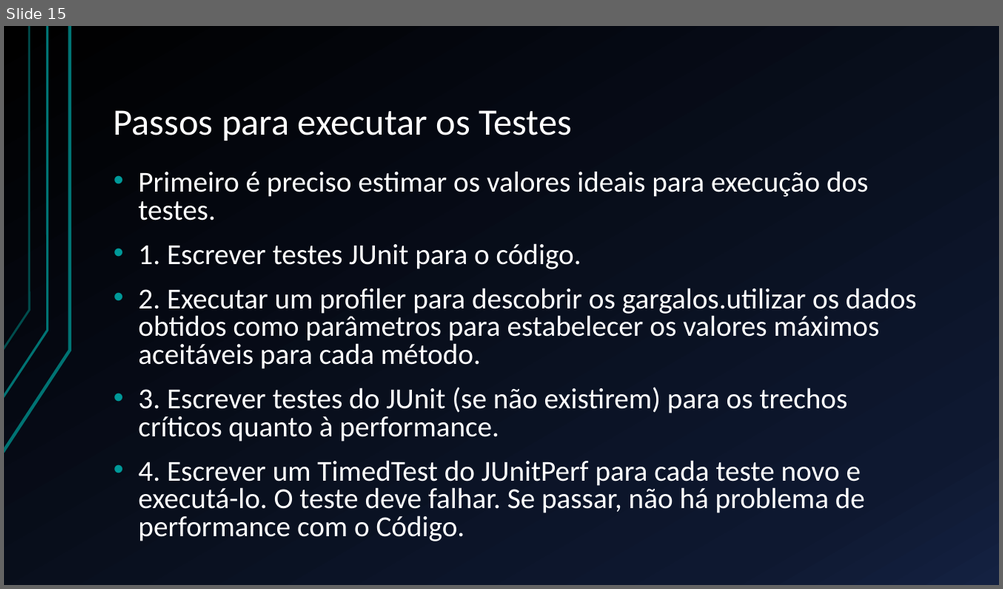
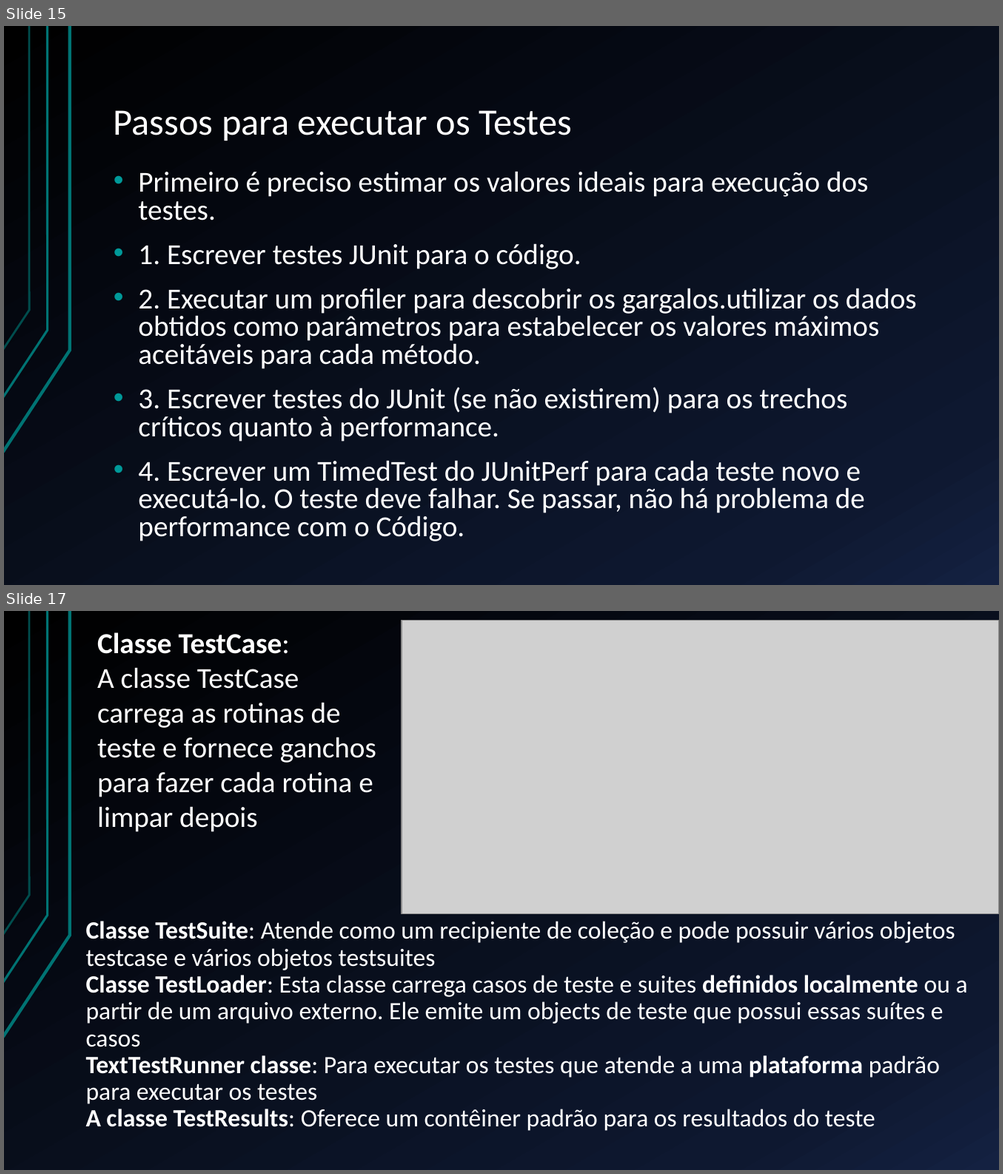
Before and after one commit to BrunoFelix/Restoran, a slide deck: Docs/Apresentação TSW.pptx. Shown one above the other, each under a label of ours: slide 15 before the commit, slides 15 and 17 after it; the slides between them are not shown. The pictures are 1003x589 and 1003x1174 pixels, drawn with LibreOffice and Linux fonts; fonts in the diff are those of the drawing; grey boxes stand for pictures. Boxes give left, top, right and bottom in pixels: in the first picture for what was removed or moved away, otherwise in the second. Text is boxed around its words. In the diff, an @@ line names an element or a change of style, - is before the commit and + after.

```diff
--- a/Docs/Apresentação TSW.pptx
+++ b/Docs/Apresentação TSW.pptx
@@ slide 17 added at (4, 611, 999, 1170), background gradient #000000 to #0F1931 to #142242; not listed: 3 template elements that a slide beside it also shows @@
@@ text added at (97, 632, 376, 832), 28 pt, text #FFFFFF @@
+Classe TestCase:
+A classe TestCase carrega as rotinas de teste e fornece ganchos para fazer cada rotina e limpar depois
@@ picture added at (401, 621, 999, 914) @@
@@ title added at (86, 921, 967, 1131), 24 pt, text #FFFFFF @@
+Classe TestSuite: Atende como um recipiente de coleção e pode possuir vários objetos testcase e vários objetos testsuites
+Classe TestLoader: Esta classe carrega casos de teste e suites definidos localmente ou a partir de um arquivo externo. Ele emite um objects de teste que possui essas suítes e casos
+TextTestRunner classe: Para executar os testes que atende a uma plataforma padrão para executar os testes
+A classe TestResults: Oferece um contêiner padrão para os resultados do teste
```
Also in this commit, not shown: 5 slides changed, 3 other slides added, 1 slide removed.
